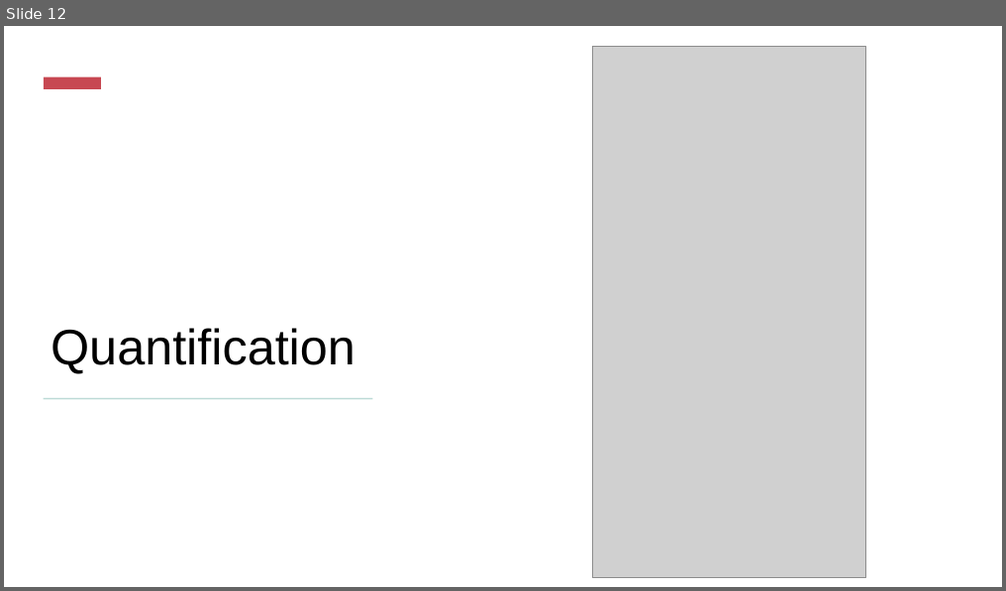
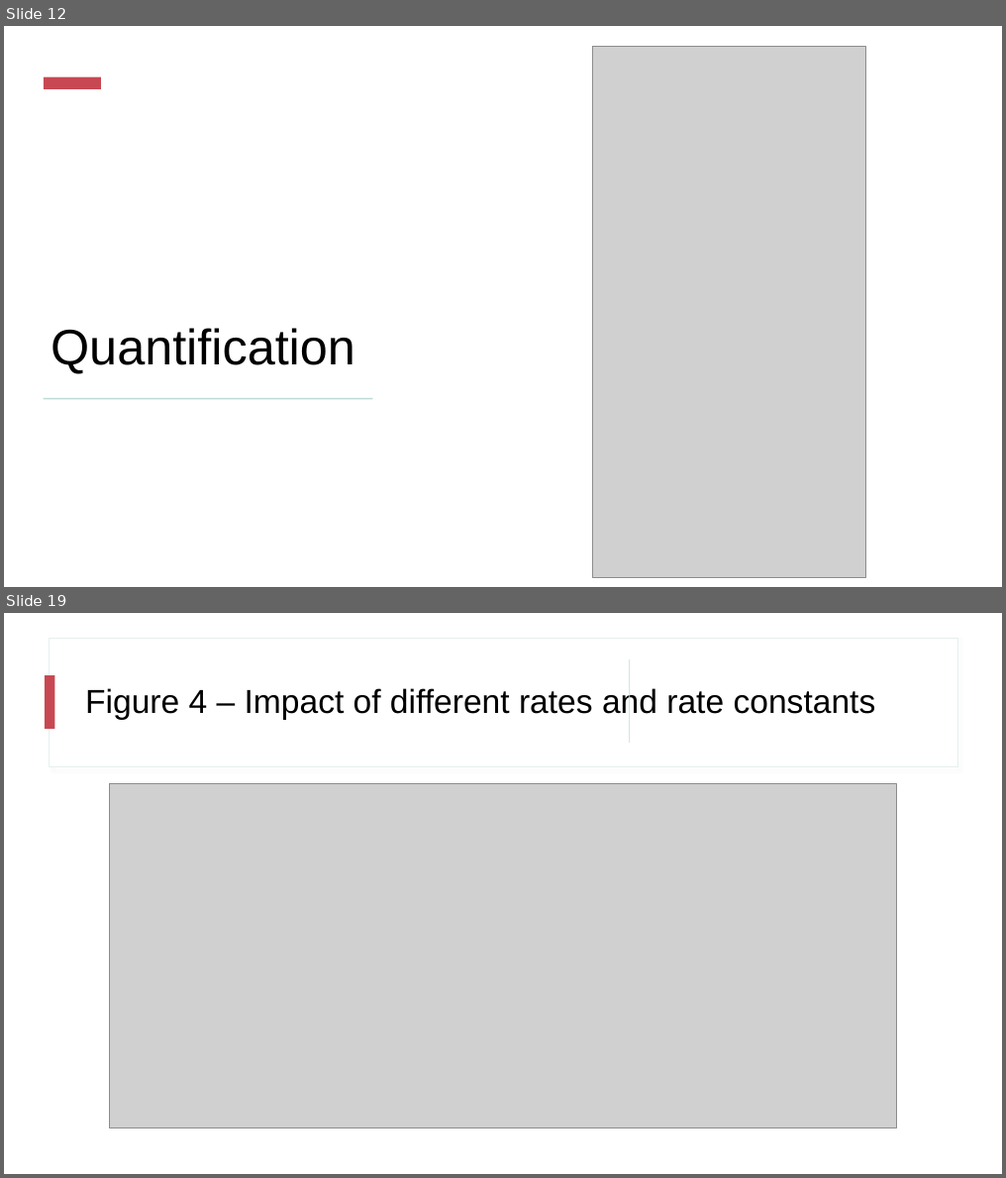
Before and after one commit to nslavov/SlavovLab, a slide deck: teaching/NS_3.pptx. Shown one above the other, each under a label of ours: slide 12 before the commit, slides 12 and 19 after it; the slides between them are not shown. The pictures are 1006x591 and 1006x1178 pixels, drawn with LibreOffice and Linux fonts; fonts in the diff are those of the drawing; grey boxes stand for pictures. Boxes give left, top, right and bottom in pixels: in the first picture for what was removed or moved away, otherwise in the second. Text is boxed around its words. In the diff, an @@ line names an element or a change of style, - is before the commit and + after.

```diff
--- a/teaching/NS_3.pptx
+++ b/teaching/NS_3.pptx
@@ slide 19 added at (x1=4, y1=613, x2=1002, y2=1174), background #FFFFFF @@
@@ rectangle added at (x1=4, y1=613, x2=1002, y2=1174), fill #FFFFFF @@
@@ rectangle added at (x1=49, y1=638, x2=957, y2=766), fill #FFFFFF, outline #E5F0EF 1 pt @@
@@ rectangle added at (x1=630, y1=660, x2=631, y2=743), fill #BDDBD7 @@
@@ rectangle added at (x1=45, y1=676, x2=54, y2=730), fill #C74852 @@
@@ title added at (x1=85, y1=686, x2=876, y2=720), 32 pt, text #000000 @@
+Figure 4 – Impact of different rates and rate constants
@@ rectangle added at (x1=58, y1=739, x2=952, y2=1050), fill #FFFFFF, outline #E5F0EF 1 pt @@
@@ picture added at (x1=110, y1=784, x2=896, y2=1129) @@
```
Also in this commit, not shown: 10 other slides added.
